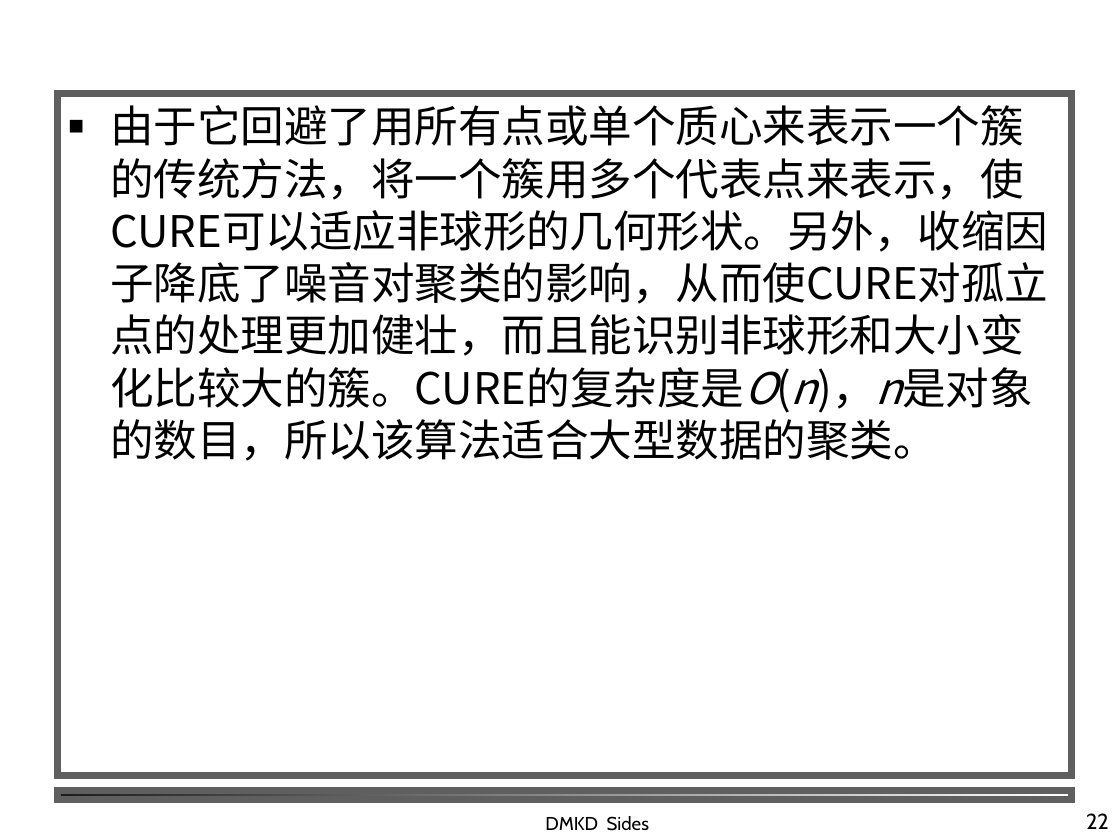
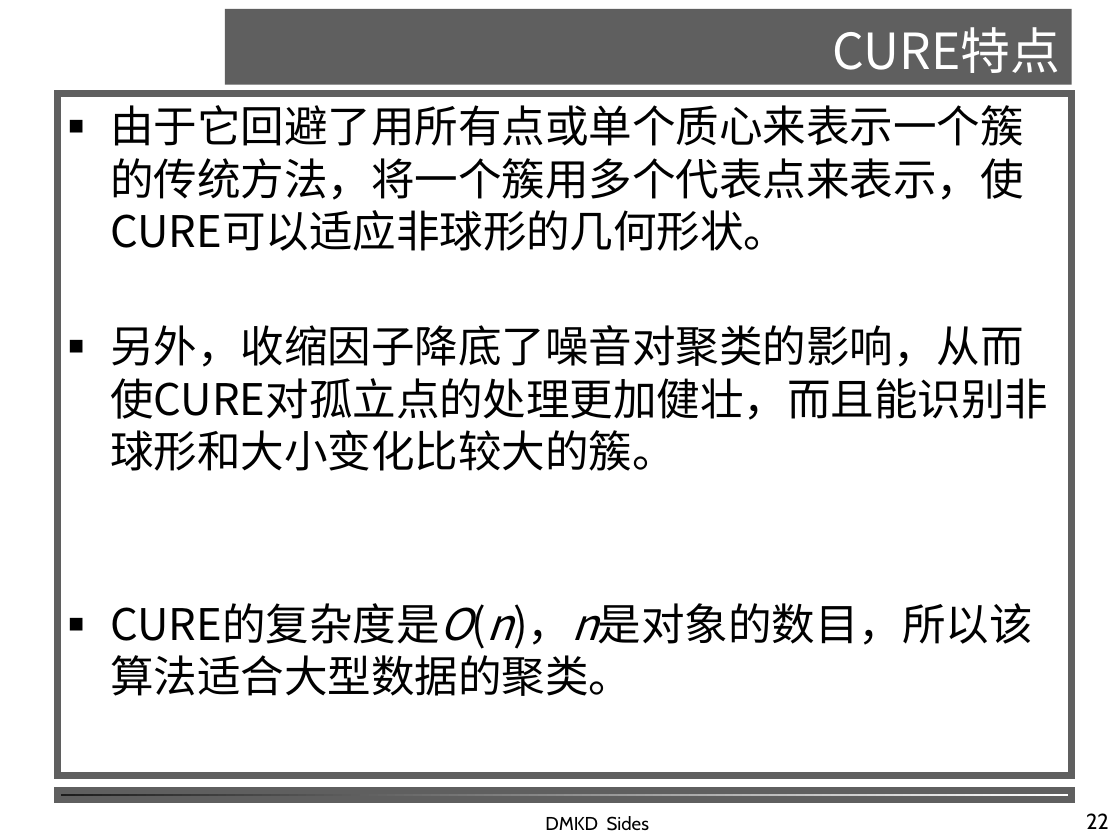
Before and after one commit to shfkuang/shfkuang.github.io, a slide deck: slide 22 of dm/ch5.3.ppt. Drawn at 1120x840 pixels with LibreOffice and Linux fonts; fonts in the diff are those of the drawing; background and template pictures are left out. Boxes give left, top, right and bottom in pixels: in the first picture for what was removed or moved away, otherwise in the second. Text is boxed around its words. In the diff, an @@ line names an element or a change of style, - is before the commit and + after.

```diff
--- a/dm/ch5.3.ppt
+++ b/dm/ch5.3.ppt
@@ title added at <box>225,9,1072,85</box>, fill #5F5F5F, 32 pt, text #FFFFFF @@
+CURE特点
@@ text in rectangle at <box>110,105,1048,696</box>: text changed @@
-■ 由于它回避了用所有点或单个质心来表示一个簇的传统方法，将一个簇用多个代表点来表示，使CURE可以适应非球形的几何形状。另外，收缩因子降底了噪音对聚类的影响，从而使CURE对孤立点的处理更加健壮，而且能识别非球形和大小变化比较大的簇。CURE的复杂度是O(n)，n是对象的数目，所以该算法适合大型数据的聚类。
+■ 由于它回避了用所有点或单个质心来表示一个簇的传统方法，将一个簇用多个代表点来表示，使CURE可以适应非球形的几何形状。
+■ 另外，收缩因子降底了噪音对聚类的影响，从而使CURE对孤立点的处理更加健壮，而且能识别非球形和大小变化比较大的簇。
+■ CURE的复杂度是O(n)，n是对象的数目，所以该算法适合大型数据的聚类。
```
Also in this commit, not shown: 5 other slides changed, 1 other file.
